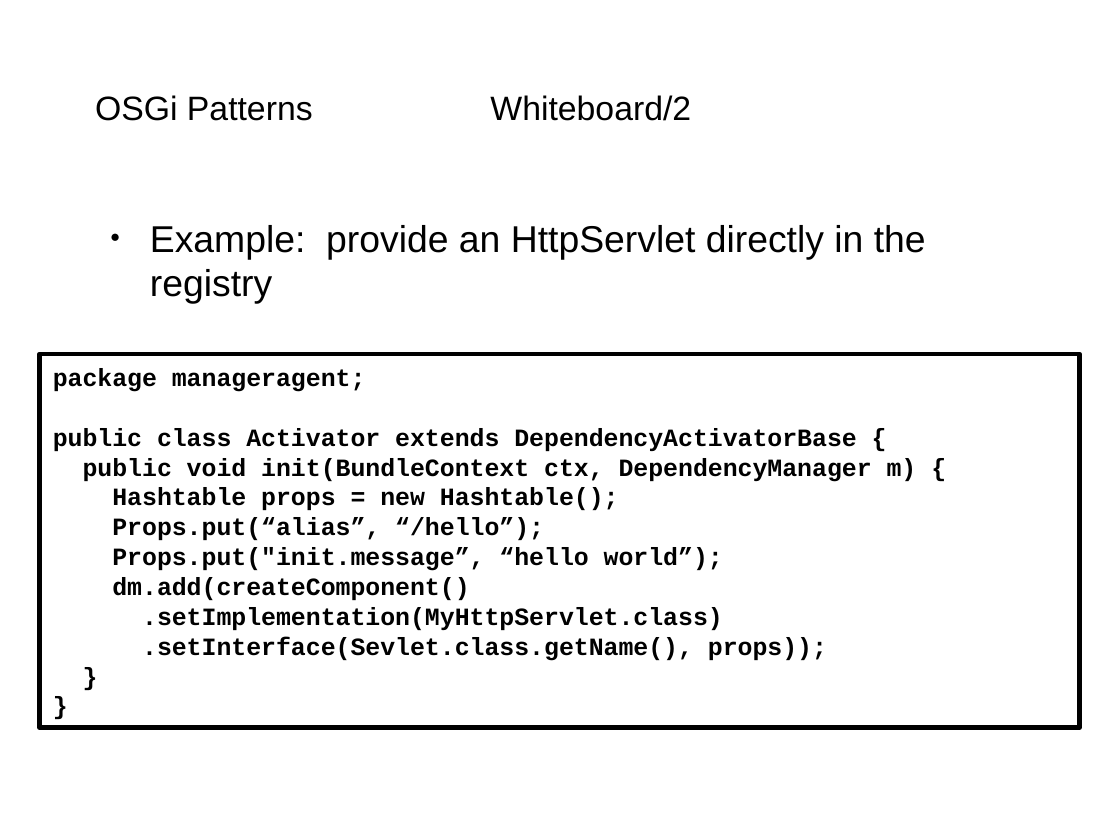
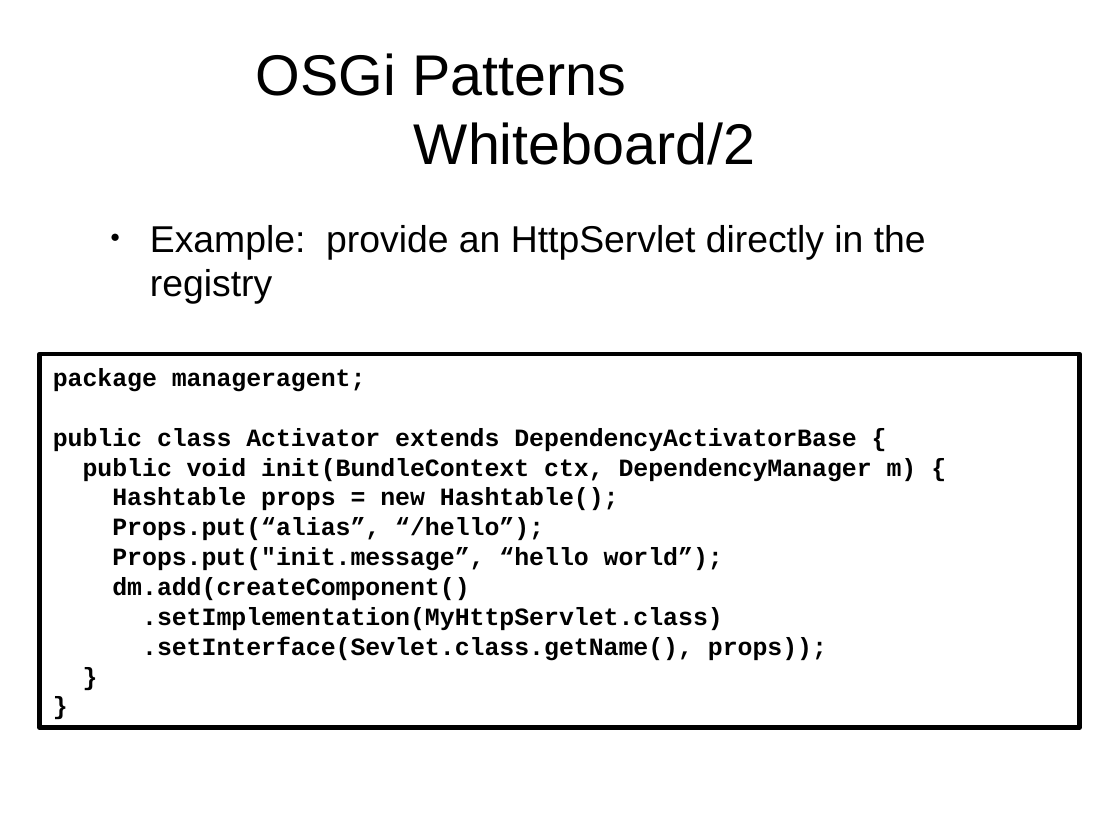
Before and after one commit to rotty3000/felix, a slide deck: slide 27 of dependencymanager/docs/A_Glance_At_DependencyManager.odp. Drawn at 1120x840 pixels with LibreOffice and Linux fonts; fonts in the diff are those of the drawing; background and template pictures are left out. Boxes give left, top, right and bottom in pixels: in the first picture for what was removed or moved away, otherwise in the second. Text is boxed around its words. In the diff, an @@ line names an element or a change of style, - is before the commit and + after.

```diff
--- a/dependencymanager/docs/A_Glance_At_DependencyManager.odp
+++ b/dependencymanager/docs/A_Glance_At_DependencyManager.odp
@@ title "OSGi Patterns Whiteboard/2" at [256, 53, 755, 165]: size 21.7 to 36.9 pt; alignment left to centre @@
```
Also in this commit, not shown: 56 other slides changed, 1 slide added.
